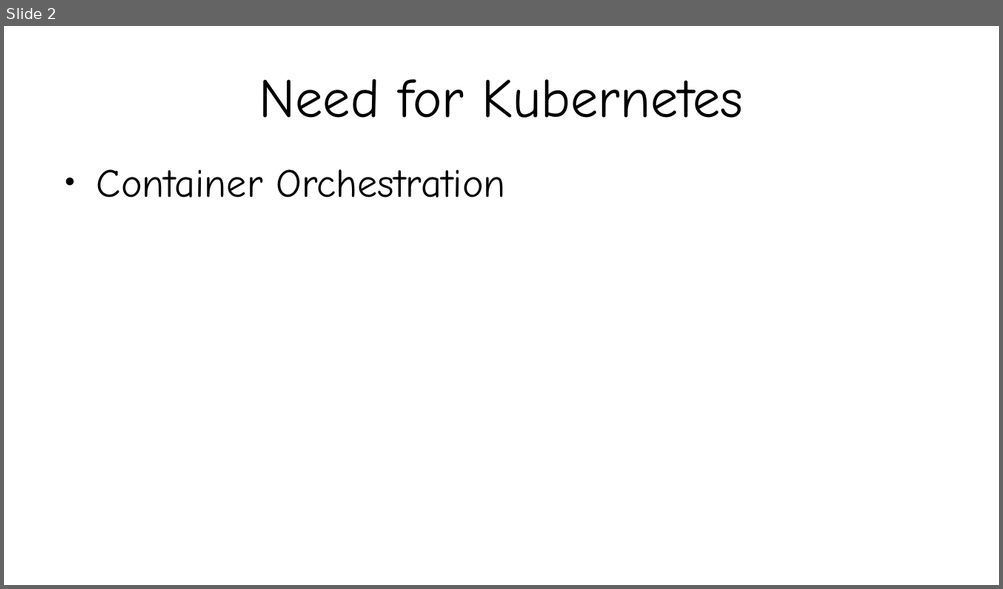
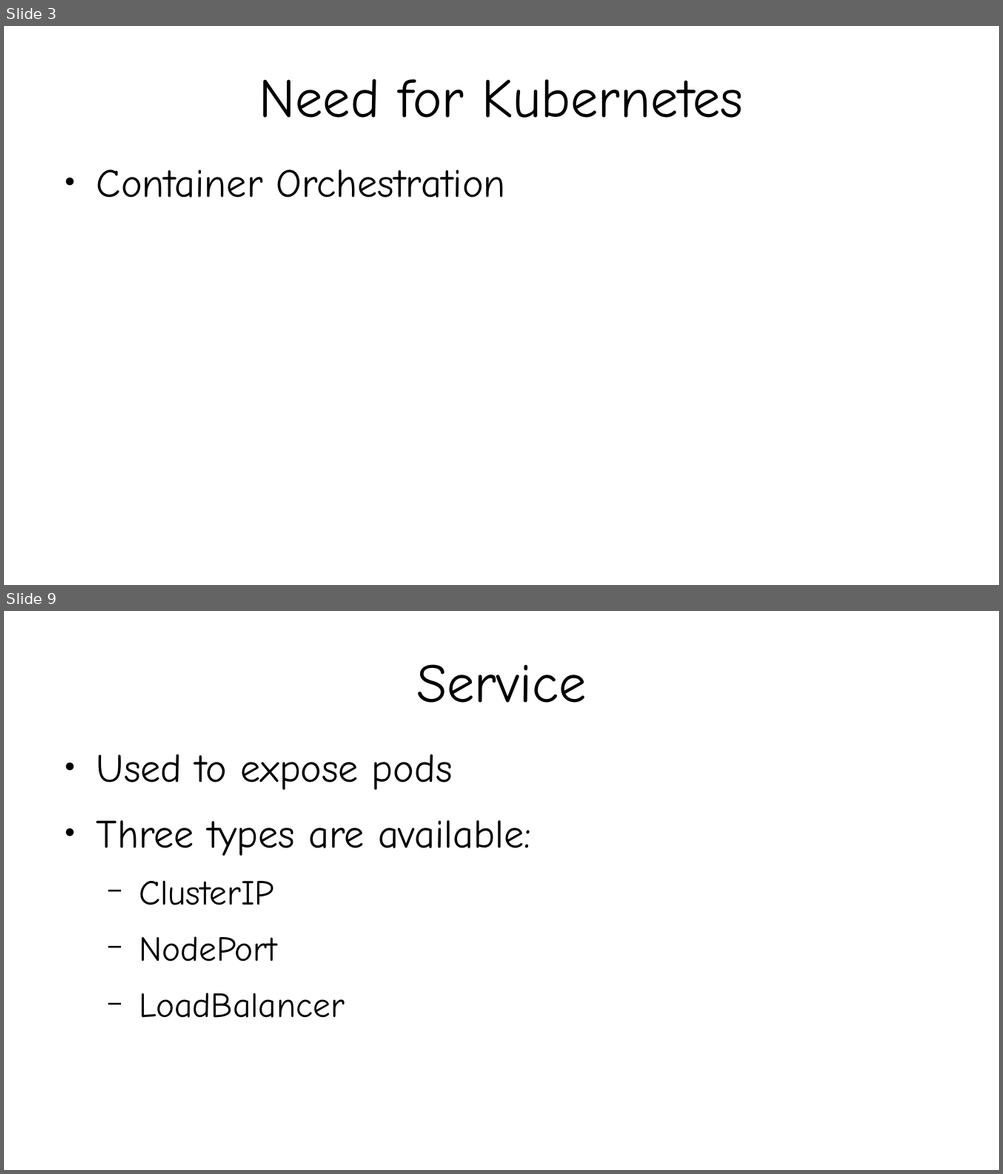
Before and after one commit to kislaykishore/microservices, a slide deck: Kubernetes.odp. Shown one above the other, each under a label of ours: slide 2 before the commit, slides 3 and 9 after it; the slides between them are not shown. The pictures are 1003x589 and 1003x1174 pixels, drawn with LibreOffice and Linux fonts; fonts in the diff are those of the drawing. Boxes give left, top, right and bottom in pixels: in the first picture for what was removed or moved away, otherwise in the second. Text is boxed around its words. In the diff, an @@ line names an element or a change of style, - is before the commit and + after.

```diff
--- a/Kubernetes.odp
+++ b/Kubernetes.odp
@@ slide 9 added at bbox=[4, 611, 999, 1170], background #FFFFFF @@
@@ title added at bbox=[416, 664, 586, 703], 44 pt, text #000000 @@
+Service
@@ text added at bbox=[96, 754, 532, 1018], 32 pt, text #000000 @@
+● Used to expose pods
+● Three types are available:
+  − ClusterIP
+  − NodePort
+  − LoadBalancer
@@ what was slide 2 is now slide 3 @@
```
Also in this commit, not shown: 1 slide changed, 7 other slides added, 5 other files.
